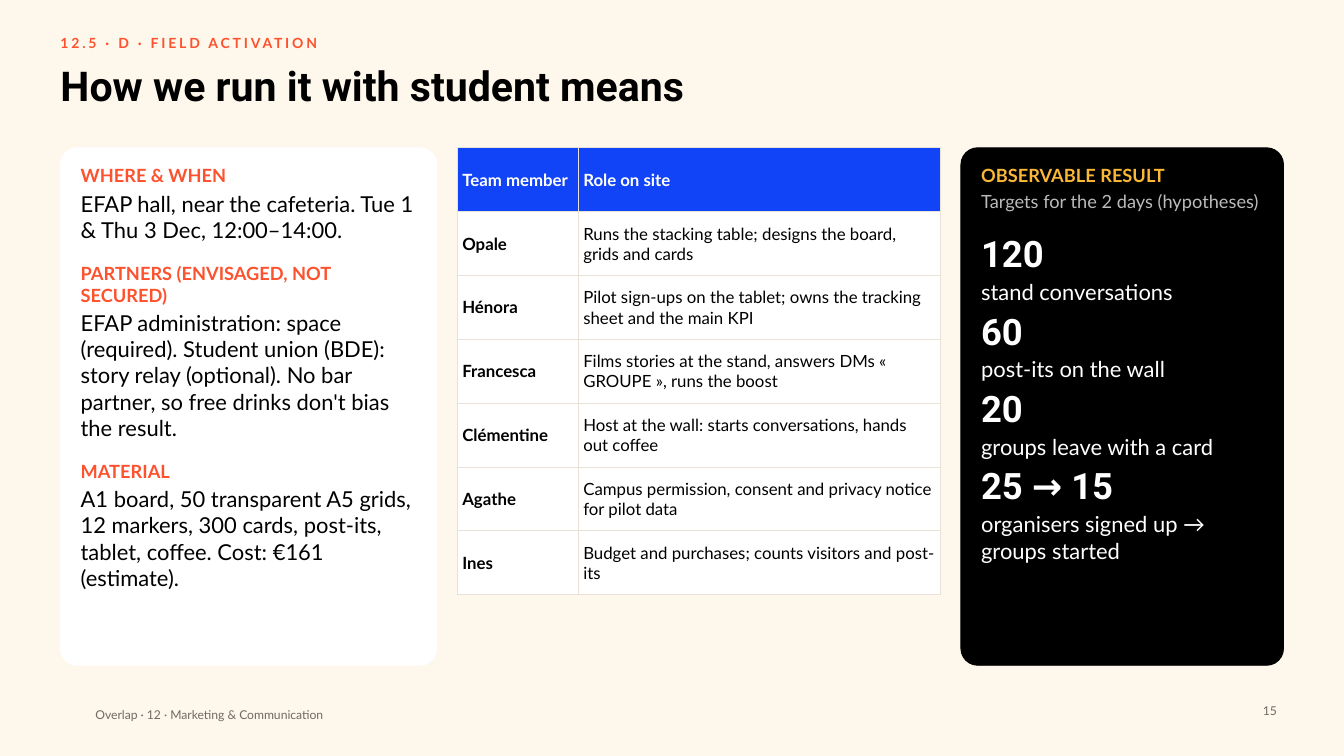
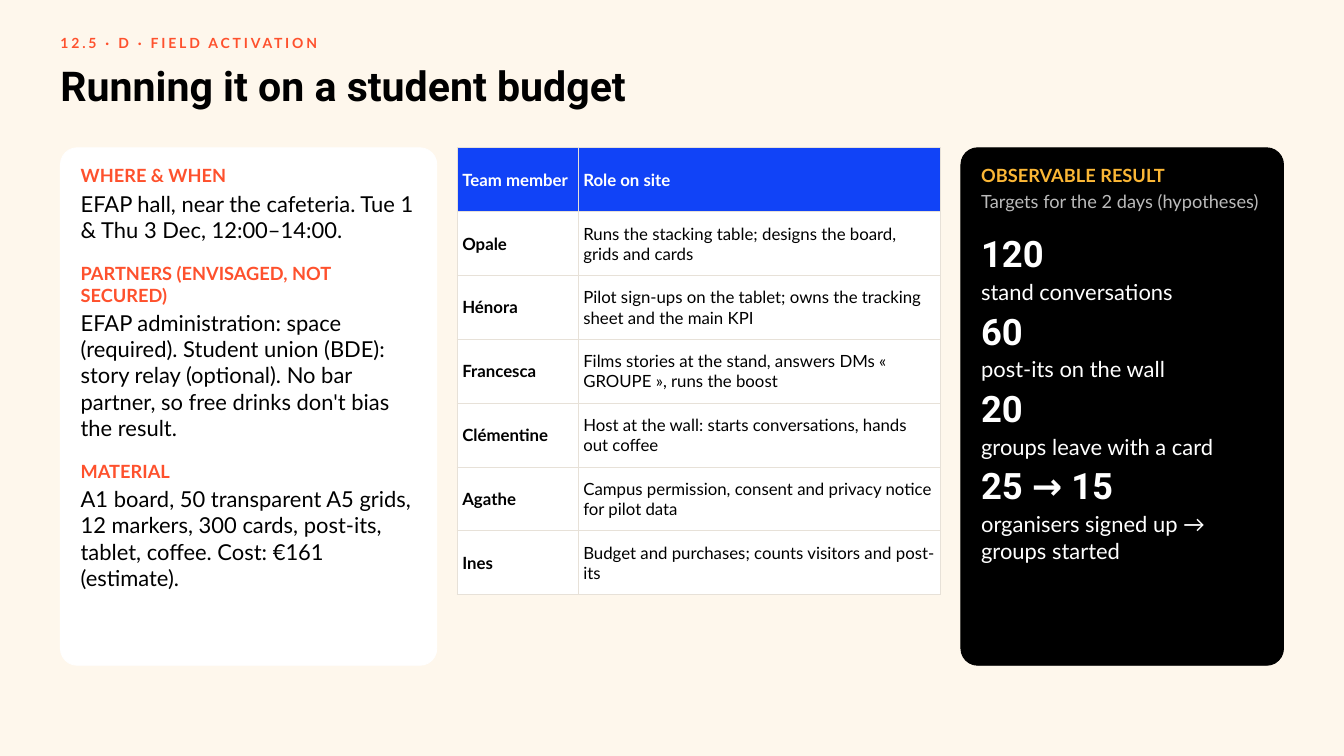
Before and after one commit to clemsnz/Unesco, a slide deck: slide 15 of Overlap_Campagne/Overlap_Marketing_Communication.pptx. Drawn at 1344x756 pixels with LibreOffice and Linux fonts; fonts in the diff are those of the drawing; background and template pictures are left out. Boxes give left, top, right and bottom in pixels: in the first picture for what was removed or moved away, otherwise in the second. Text is boxed around its words. In the diff, an @@ line names an element or a change of style, - is before the commit and + after.

```diff
--- a/Overlap_Campagne/Overlap_Marketing_Communication.pptx
+++ b/Overlap_Campagne/Overlap_Marketing_Communication.pptx
@@ title at [60, 70, 626, 110]: text changed @@
-How we run it with student means
+Running it on a student budget
@@ text removed at [95, 710, 323, 721] @@
-Overlap · 12 · Marketing & Communication
@@ page number removed at [1263, 706, 1277, 715] @@
-15
```
Also in this commit, not shown: 21 other slides changed, 12 other files.
